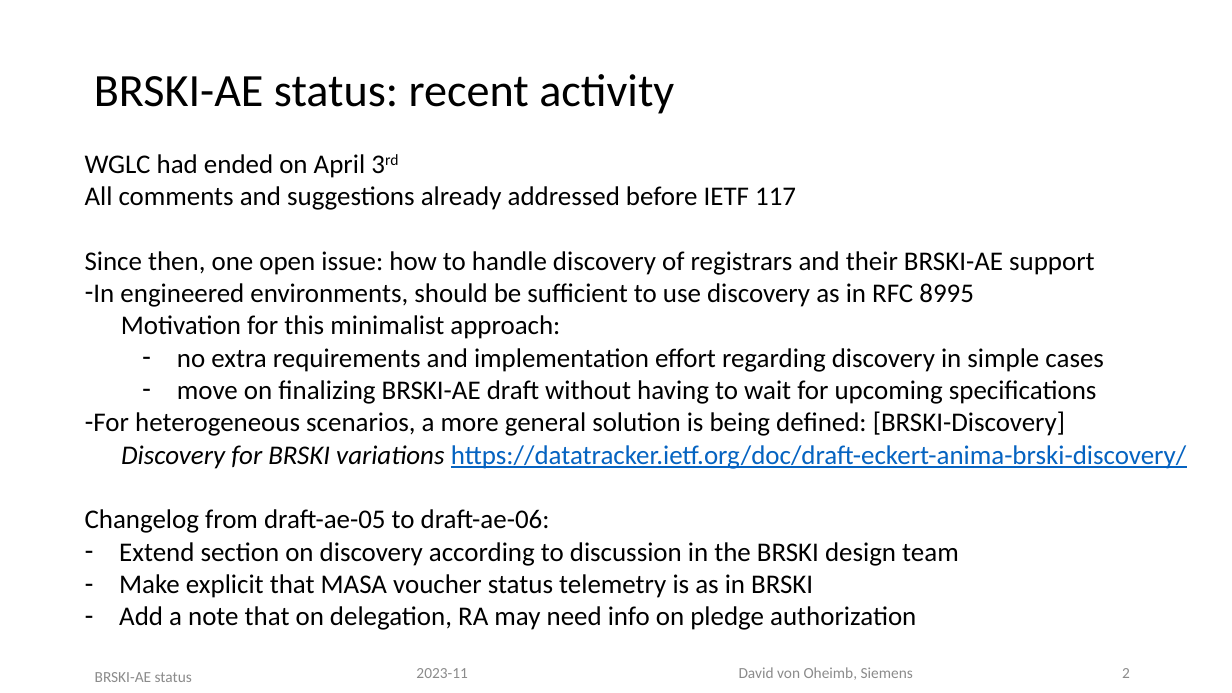
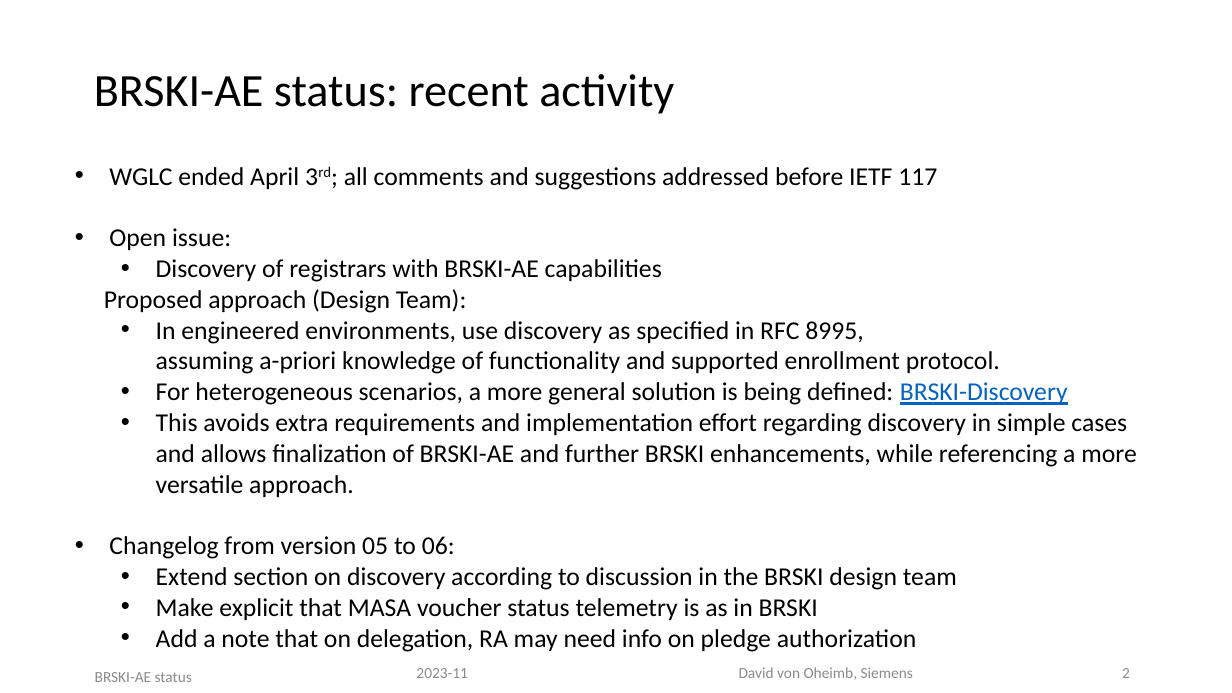
Before and after one commit to anima-wg/anima-brski-ae, a slide deck: slide 2 of presentations/slides-118-BRSKI-AE.pptx. Drawn at 1232x693 pixels with LibreOffice and Linux fonts; fonts in the diff are those of the drawing. Boxes give left, top, right and bottom in pixels: in the first picture for what was removed or moved away, otherwise in the second. Text is boxed around its words. In the diff, an @@ line names an element or a change of style, - is before the commit and + after.

Commit message:
slides-118-BRSKI-AE.pptx: updates by Steffen and David

```diff
--- a/presentations/slides-118-BRSKI-AE.pptx
+++ b/presentations/slides-118-BRSKI-AE.pptx
@@ text "WGLC ended April 3rd; all ...": place and size @@
-text "WGLC ended April 3rd; all ..." at [85, 154, 1186, 630]
+text "WGLC ended April 3rd; all ..." at [104, 167, 1137, 652]
@@ text at [104, 167, 1137, 559]: text changed; size 21 to 20 pt @@
-WGLC had ended on April 3rd
-All comments and suggestions already addressed before IETF 117
-Since then, one open issue: how to handle discovery of registrars and their BRSKI-AE support
-– In engineered environments, should be sufficient to use discovery as in RFC 8995
-  Motivation for this minimalist approach:
-    – no extra requirements and implementation effort regarding discovery in simple cases
-    – move on finalizing BRSKI-AE draft without having to wait for upcoming specifications
-– For heterogeneous scenarios, a more general solution is being defined: [BRSKI-Discovery]
-  Discovery for BRSKI variations https://datatracker.ietf.org/doc/draft-eckert-anima-brski-discovery/
-Changelog from draft-ae-05 to draft-ae-06:
+• WGLC ended April 3rd; all comments and suggestions addressed before IETF 117
+• Open issue:
+  • Discovery of registrars with BRSKI-AE capabilities
+Proposed approach (Design Team):
+  • In engineered environments, use discovery as specified in RFC 8995,
+    assuming a-priori knowledge of functionality and supported enrollment protocol.
+  • For heterogeneous scenarios, a more general solution is being defined: BRSKI-Discovery
+  • This avoids extra requirements and implementation effort regarding discovery in simple cases
+    and allows finalization of BRSKI-AE and further BRSKI enhancements, while referencing a more versatile approach.
+• Changelog from version 05 to 06:
@@ text at [156, 567, 957, 652]: size 21 to 20 pt in "Extend section on discovery according to discussion ...", "Make explicit that MASA voucher status telemetry ...", "Add a note that on delegation, RA ..."; bullet - to •; list level 1 to 2 in "Extend section on discovery according ..."; list level 1 to 2 in "Make explicit that MASA voucher ..."; list level 1 to 2 in "Add a note that on ..." @@
```
Also in this commit, not shown: 1 other slide changed.
